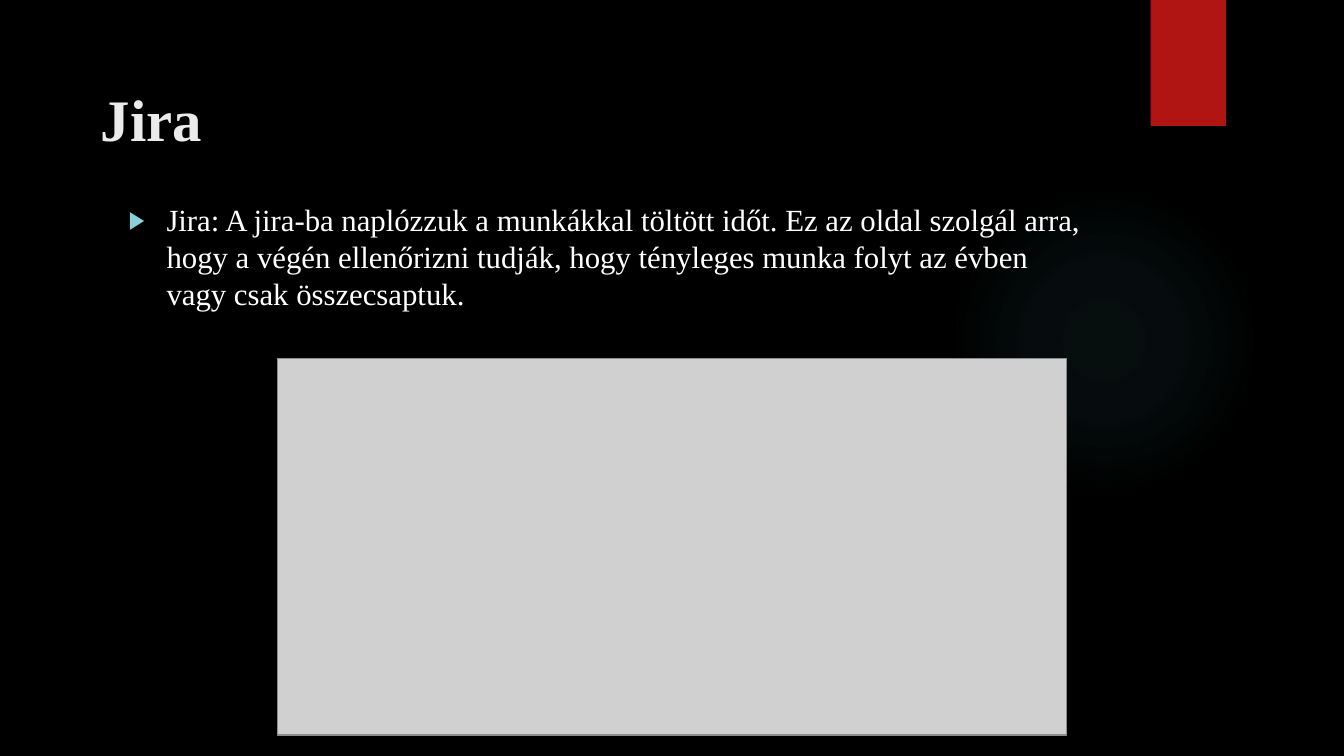
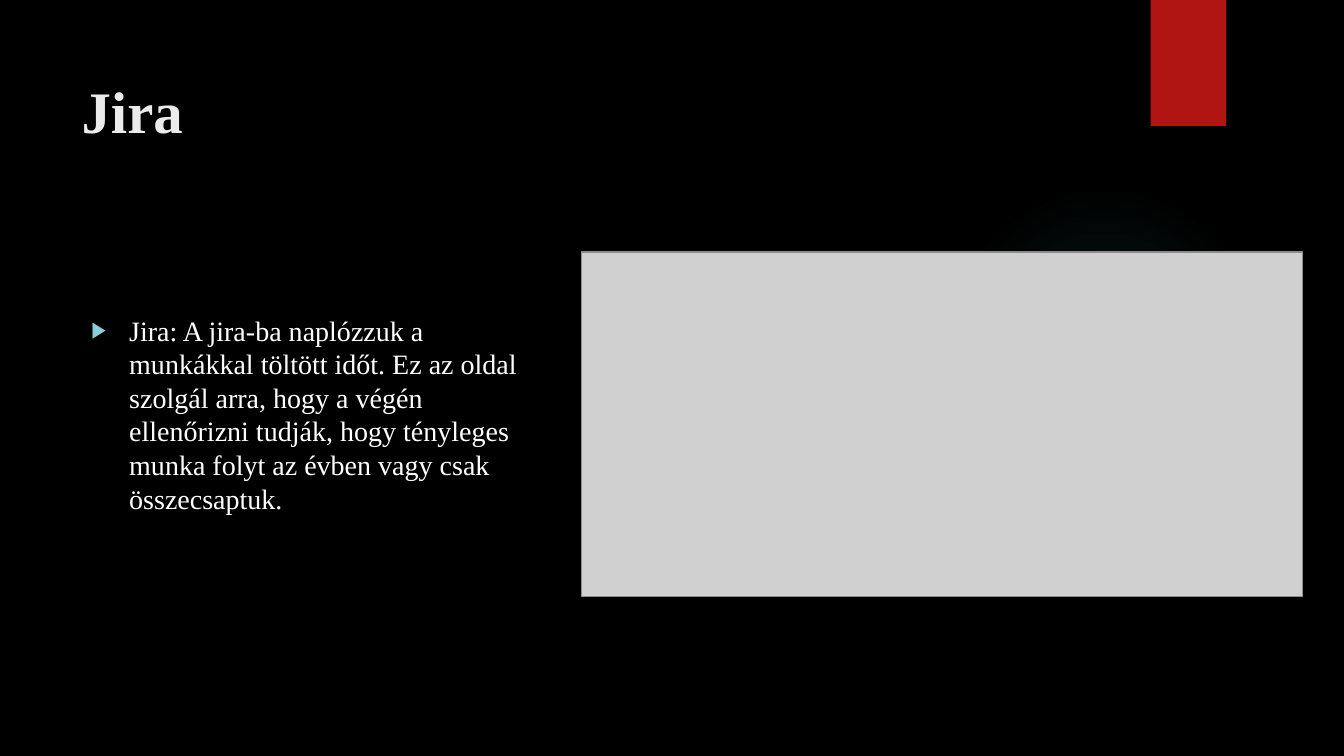
Before and after one commit to BalintBiro-hub/SysTeam, a slide deck: slide 14 of Kovta_Nyrt_HU.pptx. Drawn at 1344x756 pixels with LibreOffice and Linux fonts; fonts in the diff are those of the drawing; grey boxes stand for pictures; background and template pictures are left out. Boxes give left, top, right and bottom in pixels: in the first picture for what was removed or moved away, otherwise in the second. Text is boxed around its words. In the diff, an @@ line names an element or a change of style, - is before the commit and + after.

```diff
--- a/Kovta_Nyrt_HU.pptx
+++ b/Kovta_Nyrt_HU.pptx
@@ title "Jira": place and size @@
-title "Jira" at [101,100,202,142]
+title "Jira" at [82,92,183,134]
@@ picture added at [582,252,1304,597] @@
@@ text "Jira: A jira-ba naplózzuk a ...": place and size @@
-text "Jira: A jira-ba naplózzuk a ..." at [167,209,1079,311]
+text "Jira: A jira-ba naplózzuk a ..." at [129,321,517,514]
@@ text "Jira: A jira-ba naplózzuk a ..." at [129,321,517,514]: size 22 to 20 pt @@
@@ picture removed at [277,359,1067,736] @@
```
Also in this commit, not shown: 1 other slide changed, 1 other file.
